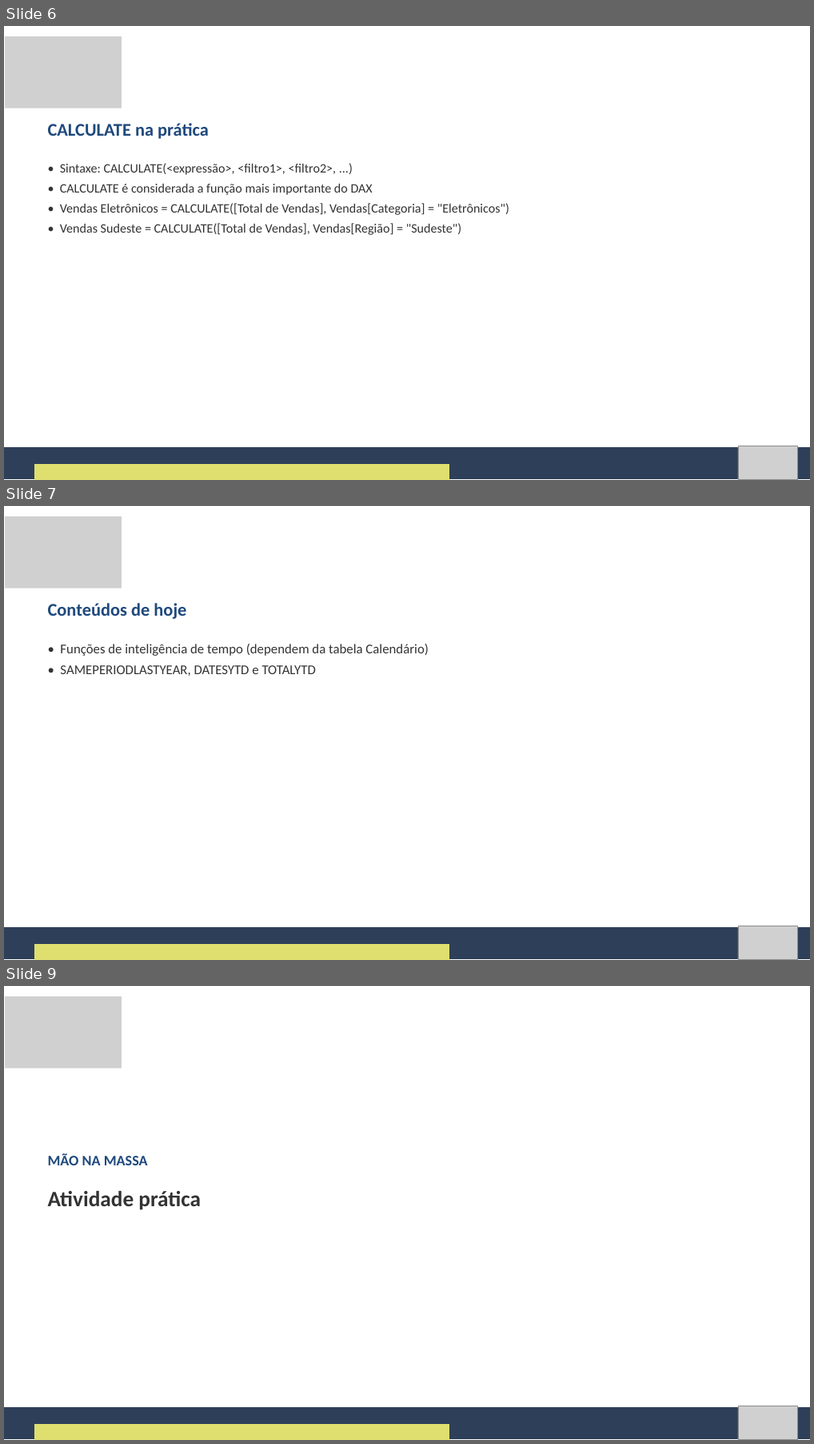
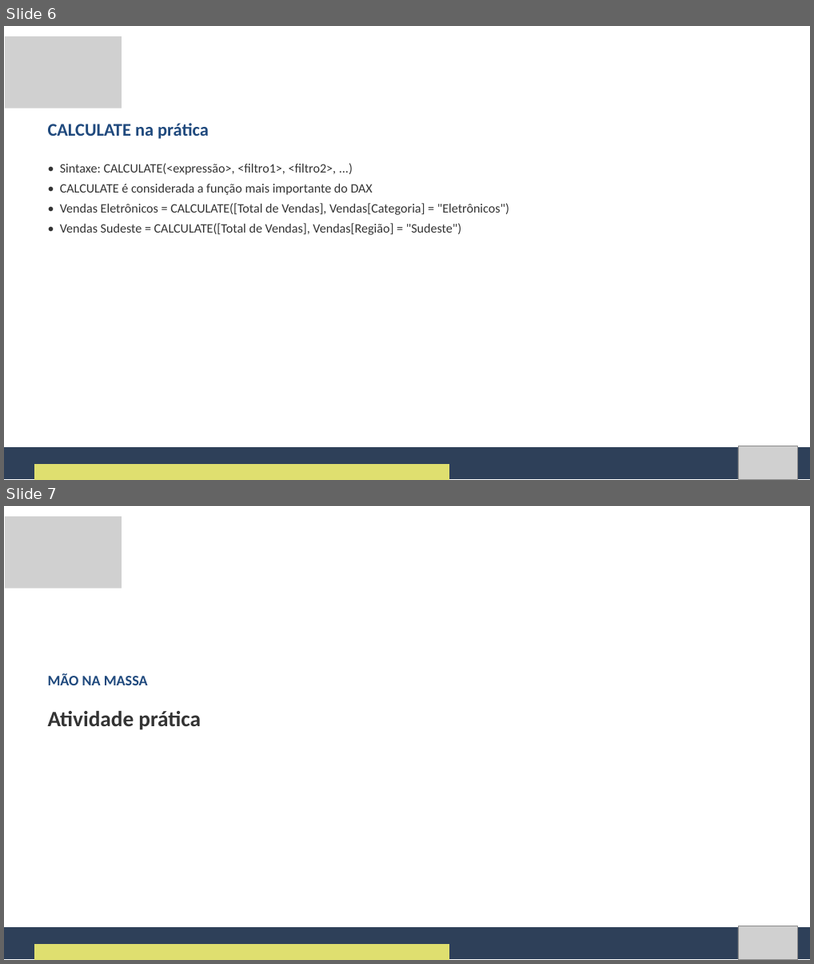
Before and after one commit to Natan20/Curso-PowerBI-Desktop-Material, a slide deck: Aula 07 - 17-09-2026/Aula 7 - Slides.pptx. Shown one above the other, each under a label of ours: slides 6, 7 and 9 before the commit, slides 6 and 7 after it; the slides between them are not shown. The pictures are 814x1444 and 814x964 pixels, drawn with LibreOffice and Linux fonts; fonts in the diff are those of the drawing; grey boxes stand for pictures. Boxes give left, top, right and bottom in pixels: in the first picture for what was removed or moved away, otherwise in the second. Text is boxed around its words. In the diff, an @@ line names an element or a change of style, - is before the commit and + after.

```diff
--- a/Aula 07 - 17-09-2026/Aula 7 - Slides.pptx
+++ b/Aula 07 - 17-09-2026/Aula 7 - Slides.pptx
@@ slide 7 removed at (4, 506, 810, 960), background #FFFFFF @@
@@ picture removed at (5, 516, 122, 588) @@
@@ text removed at (48, 603, 186, 619) @@
-Conteúdos de hoje
@@ text removed at (60, 644, 429, 676) @@
-• Funções de inteligência de tempo (dependem da tabela Calendário)
-• SAMEPERIODLASTYEAR, DATESYTD e TOTALYTD
@@ freeform shape removed at (4, 927, 810, 959) @@
@@ picture removed at (738, 926, 798, 959) @@
@@ freeform shape removed at (34, 944, 450, 960) @@
@@ what was slide 9 is now slide 7 @@
```
Also in this commit, not shown: 1 slide changed, 1 other slide removed, 5 other files.
